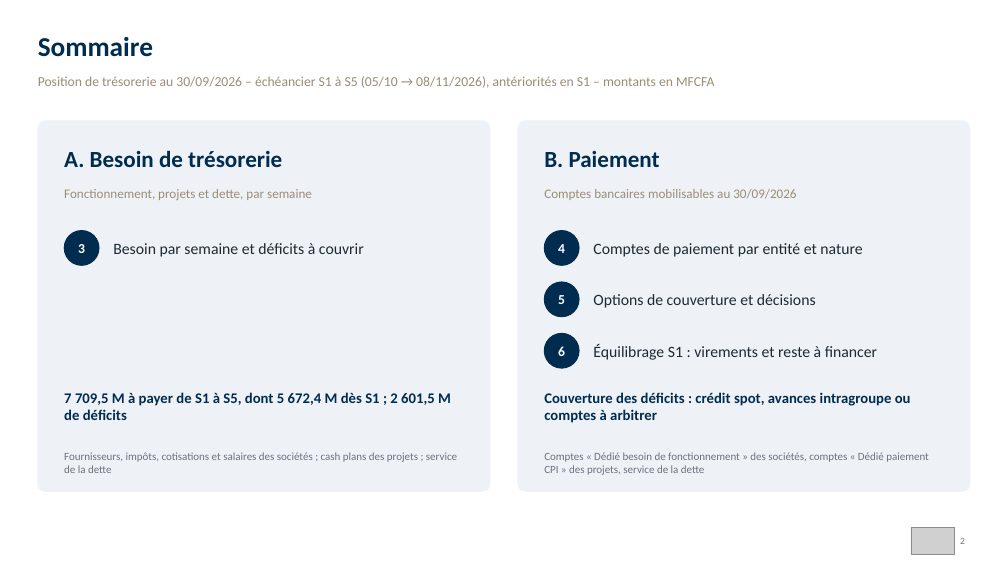
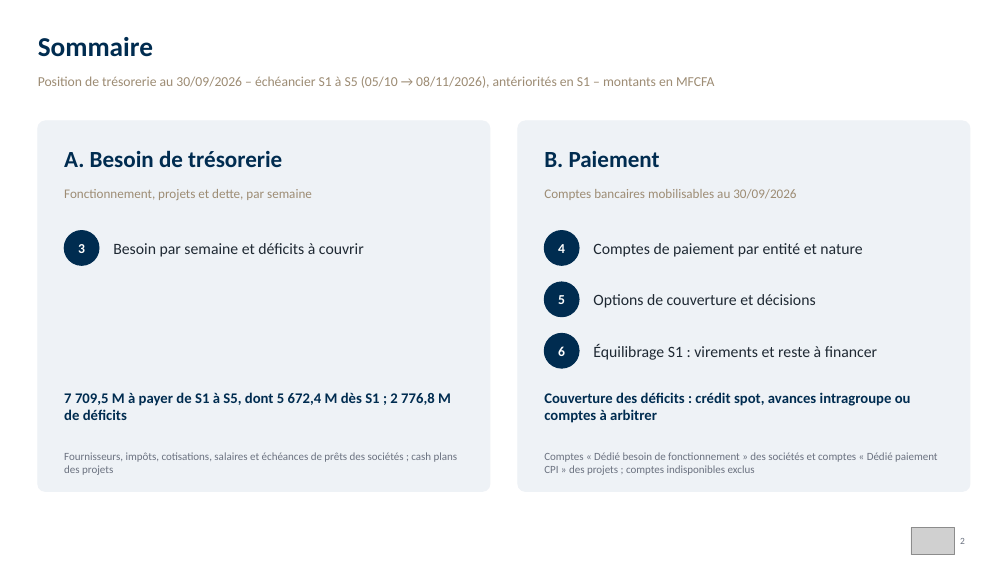
Before and after one commit to angehkouadio/claudeproject, a slide deck: slide 2 of RCI_Besoins_Tresorerie_Comptes_Paiement_30-09-2026.pptx. Drawn at 1008x567 pixels with LibreOffice and Linux fonts; fonts in the diff are those of the drawing; grey boxes stand for pictures. Boxes give left, top, right and bottom in pixels: in the first picture for what was removed or moved away, otherwise in the second. Text is boxed around its words. In the diff, an @@ line names an element or a change of style, - is before the commit and + after.

```diff
--- a/RCI_Besoins_Tresorerie_Comptes_Paiement_30-09-2026.pptx
+++ b/RCI_Besoins_Tresorerie_Comptes_Paiement_30-09-2026.pptx
@@ text at [64,392,451,420]: text changed @@
-7 709,5 M à payer de S1 à S5, dont 5 672,4 M dès S1 ; 2 601,5 M de déficits
+7 709,5 M à payer de S1 à S5, dont 5 672,4 M dès S1 ; 2 776,8 M de déficits
@@ text at [64,452,458,475]: text changed @@
-Fournisseurs, impôts, cotisations et salaires des sociétés ; cash plans des projets ; service de la dette
+Fournisseurs, impôts, cotisations, salaires et échéances de prêts des sociétés ; cash plans des projets
@@ text at [544,452,937,475]: text changed @@
-Comptes « Dédié besoin de fonctionnement » des sociétés, comptes « Dédié paiement CPI » des projets, service de la dette
+Comptes « Dédié besoin de fonctionnement » des sociétés et comptes « Dédié paiement CPI » des projets ; comptes indisponibles exclus
```
Also in this commit, not shown: 4 other slides changed, 2 other files.
